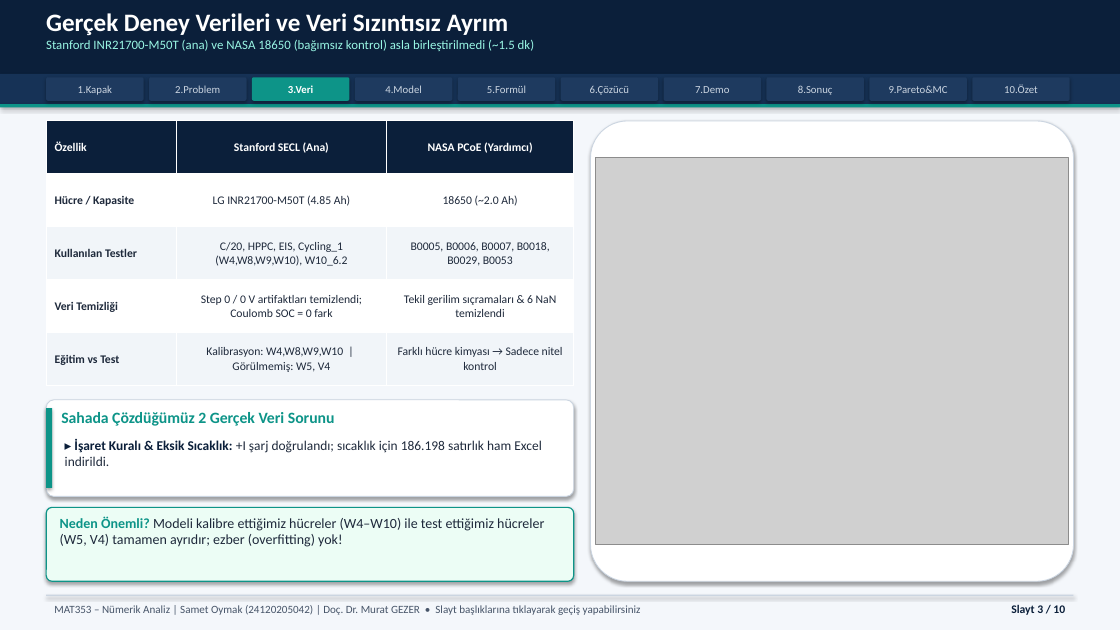
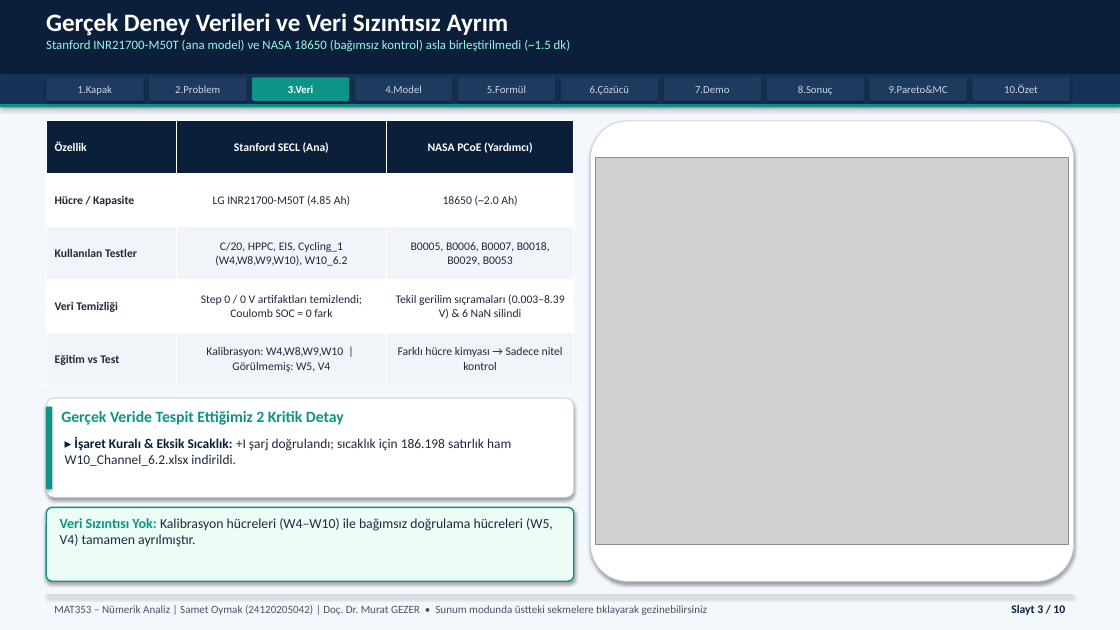
Before and after one commit to Sametoymak99/EV-Battery-Optimization, a slide deck: slide 3 of presentation/slides/MAT353_Sunum_Samet_Oymak.pptx. Drawn at 1120x630 pixels with LibreOffice and Linux fonts; fonts in the diff are those of the drawing; grey boxes stand for pictures. Boxes give left, top, right and bottom in pixels: in the first picture for what was removed or moved away, otherwise in the second. Text is boxed around its words. In the diff, an @@ line names an element or a change of style, - is before the commit and + after.

```diff
--- a/presentation/slides/MAT353_Sunum_Samet_Oymak.pptx
+++ b/presentation/slides/MAT353_Sunum_Samet_Oymak.pptx
@@ text at (x1=46, y1=40, x2=570, y2=51): text changed @@
-Stanford INR21700-M50T (ana) ve NASA 18650 (bağımsız kontrol) asla birleştirilmedi (~1.5 dk)
+Stanford INR21700-M50T (ana model) ve NASA 18650 (bağımsız kontrol) asla birleştirilmedi (~1.5 dk)
@@ table at (x1=46, y1=121, x2=574, y2=386) @@
-row 4, column 3: Tekil gerilim sıçramaları & 6 NaN temizlendi
+row 4, column 3: Tekil gerilim sıçramaları (0.003–8.39 V) & 6 NaN silindi
@@ text at (x1=61, y1=411, x2=344, y2=425): text changed @@
-Sahada Çözdüğümüz 2 Gerçek Veri Sorunu
+Gerçek Veride Tespit Ettiğimiz 2 Kritik Detay
@@ text at (x1=65, y1=437, x2=511, y2=466): text changed @@
-▸ İşaret Kuralı & Eksik Sıcaklık: +I şarj doğrulandı; sıcaklık için 186.198 satırlık ham Excel indirildi.
+▸ İşaret Kuralı & Eksik Sıcaklık: +I şarj doğrulandı; sıcaklık için 186.198 satırlık ham W10_Channel_6.2.xlsx indirildi.
@@ rounded rectangle at (x1=46, y1=507, x2=574, y2=581): outline #0D9488 1 pt to #0D9488 1.2 pt @@
@@ text at (x1=60, y1=518, x2=553, y2=547): text changed; size 12 to 11.8 pt @@
-Neden Önemli? Modeli kalibre ettiğimiz hücreler (W4–W10) ile test ettiğimiz hücreler (W5, V4) tamamen ayrıdır; ezber (overfitting) yok!
+Veri Sızıntısı Yok: Kalibrasyon hücreleri (W4–W10) ile bağımsız doğrulama hücreleri (W5, V4) tamamen ayrılmıştır.
@@ text at (x1=54, y1=605, x2=707, y2=615): text changed @@
-MAT353 – Nümerik Analiz | Samet Oymak (24120205042) | Doç. Dr. Murat GEZER • Slayt başlıklarına tıklayarak geçiş yapabilirsiniz
+MAT353 – Nümerik Analiz | Samet Oymak (24120205042) | Doç. Dr. Murat GEZER • Sunum modunda üstteki sekmelere tıklayarak gezinebilirsiniz
```
Also in this commit, not shown: 9 other slides changed, 1 other file.
